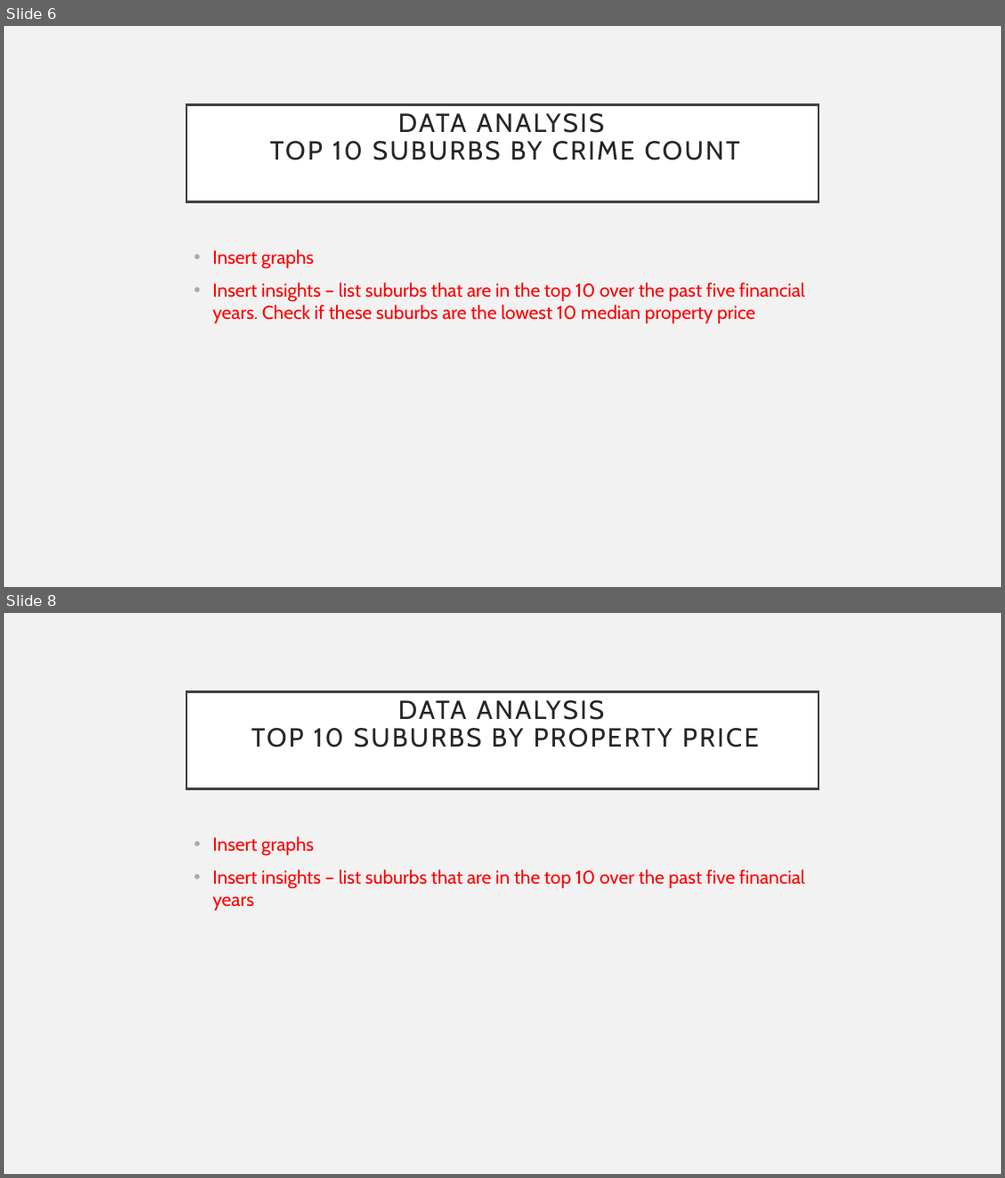
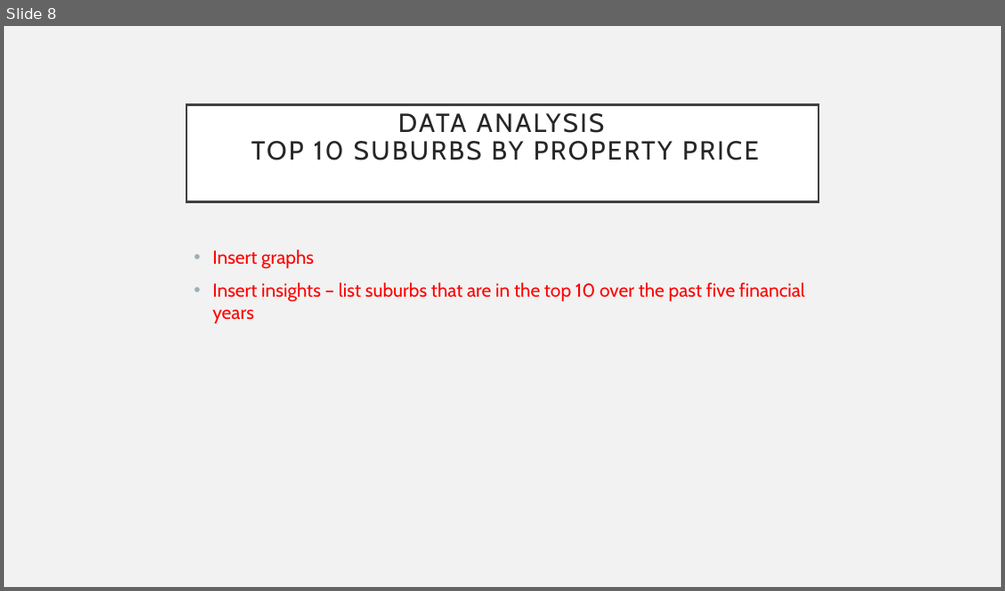
Before and after one commit to Sprettle/Chevrolet-Chilis, a slide deck: Project 1 Presentation.pptx. Shown one above the other, each under a label of ours: slides 6 and 8 before the commit, slide 8 after it; the slides between them are not shown. The pictures are 1005x1178 and 1005x591 pixels, drawn with LibreOffice and Linux fonts; fonts in the diff are those of the drawing. Boxes give left, top, right and bottom in pixels: in the first picture for what was removed or moved away, otherwise in the second. Text is boxed around its words. In the diff, an @@ line names an element or a change of style, - is before the commit and + after.

```diff
--- a/Project 1 Presentation.pptx
+++ b/Project 1 Presentation.pptx
@@ slide 6 removed at bbox=[4, 26, 1001, 587], background #F2F2F2 @@
@@ title removed at bbox=[186, 104, 818, 201] @@
-DATA ANALYSIS
-TOP 10 SUBURBS BY CRIME COUNT
@@ text removed at bbox=[212, 249, 805, 323] @@
-• Insert graphs
-• Insert insights – list suburbs that are in the top 10 over the past five financial years. Check if these suburbs are the lowest 10 median property price
```
Also in this commit, not shown: 6 slides changed, 1 slide added.
